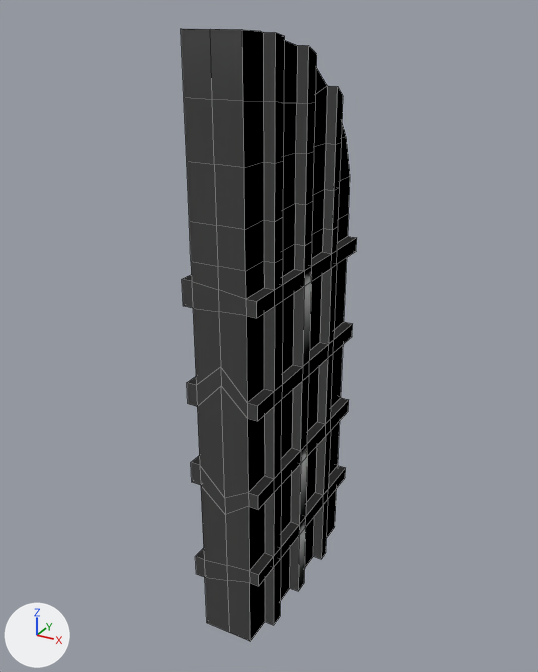
An edit to the OBJ model Unity/Assets/models/Left_Door2.obj, drawn before and after from the same camera.
Camera for both pictures: a 50 mm lens placed at (1.91, -4.73, 5.7), pointed at (-1.25, 1.02, 2.83). Arrows for +X, +Y and +Z are at lower left; the lights stay in place. Mesh edges are drawn as thin lines. Where no turn or scale is listed for an object, it has been applied to the vertices. Vertices at the same position are counted once.

Names of what the first picture shows: 'Left_Door2'.
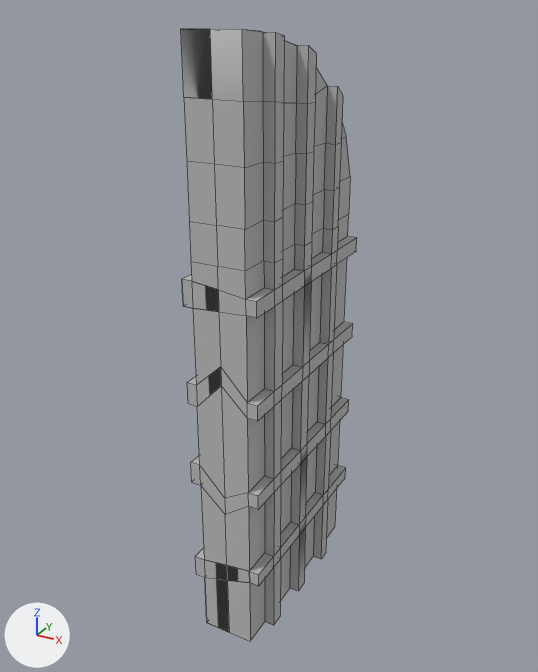
The newer file is also turned or shifted as a whole; pictures and numbers use the older file's frame.

What differs and where, as boxes [x1, y1, x2, y2] in the pictures (538 x 672 px):
'Left_Door2', recoloured, reshaped
    both: [181, 29, 357, 641]
part 1 of me_left_door2, added
    after: [183, 262, 225, 498]
part 2 of me_left_door2, added
    after: [195, 486, 274, 641]
part 3 of me_left_door2, added
    after: [184, 97, 214, 164]

The edits, one by one:
Material 'initialShadingGroup' (mat_initialshadinggroup) changes colour from white #e7e7e7 to grey #bcbcbc; in linear values from (0.8, 0.8, 0.8) to (0.5, 0.5, 0.5).
me_left_door2 is used by ob_left_door2; location (0.0, 0.0, 0.0).
me_left_door2 had 395 vertices, 393 faces and spanned x -1.53..-0.81, y 0.03..2.05, z 0.0..5.57.
me_left_door2 now has 408 vertices, 394 faces and spans x -1.53..-0.81, y 0.03..2.05, z 0.0..5.58.
me_left_door2 part 1: 6 vertices added at x -1.53..-1.43, y 0.03, z 2.5..3.66.
me_left_door2 part 2: 5 vertices added at x -1.43..-0.91, y 0.03, z 0.0..0.88.
me_left_door2 part 3: 2 vertices added at x -1.43, y 0.03, z 5.1..5.57.
